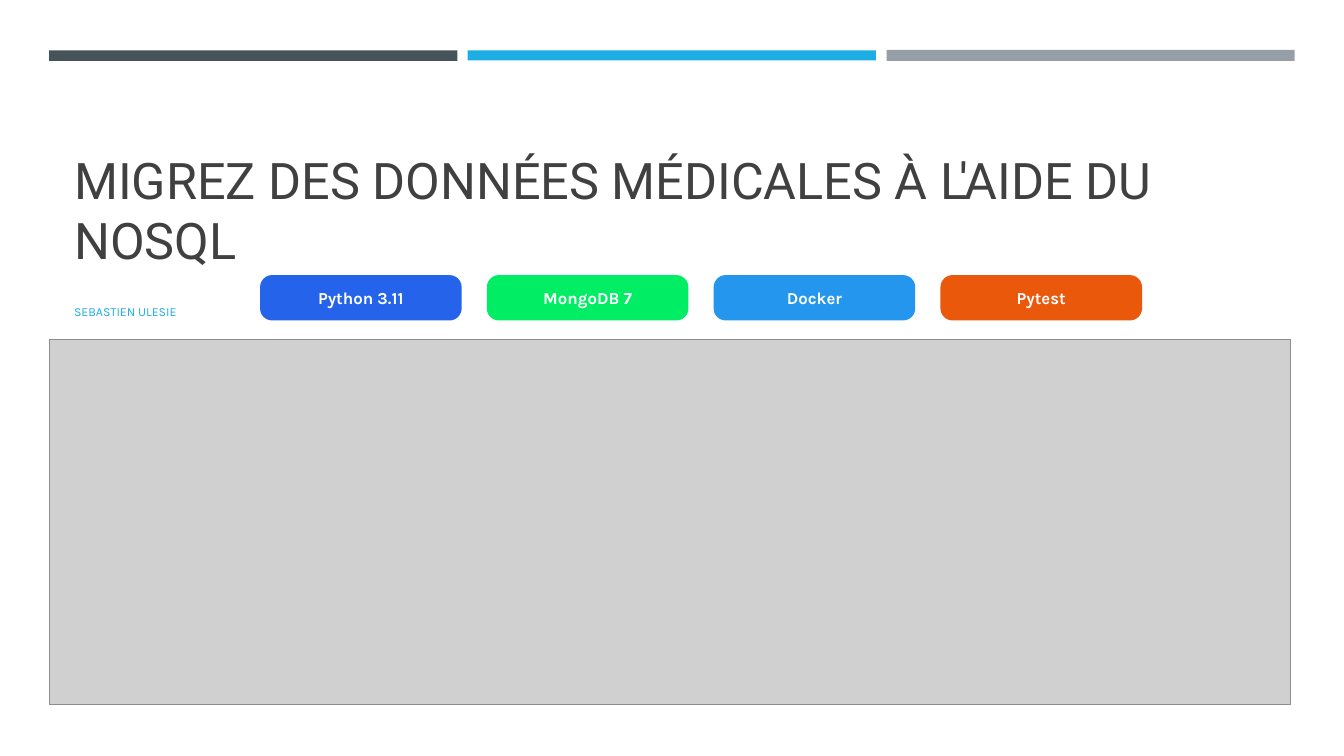
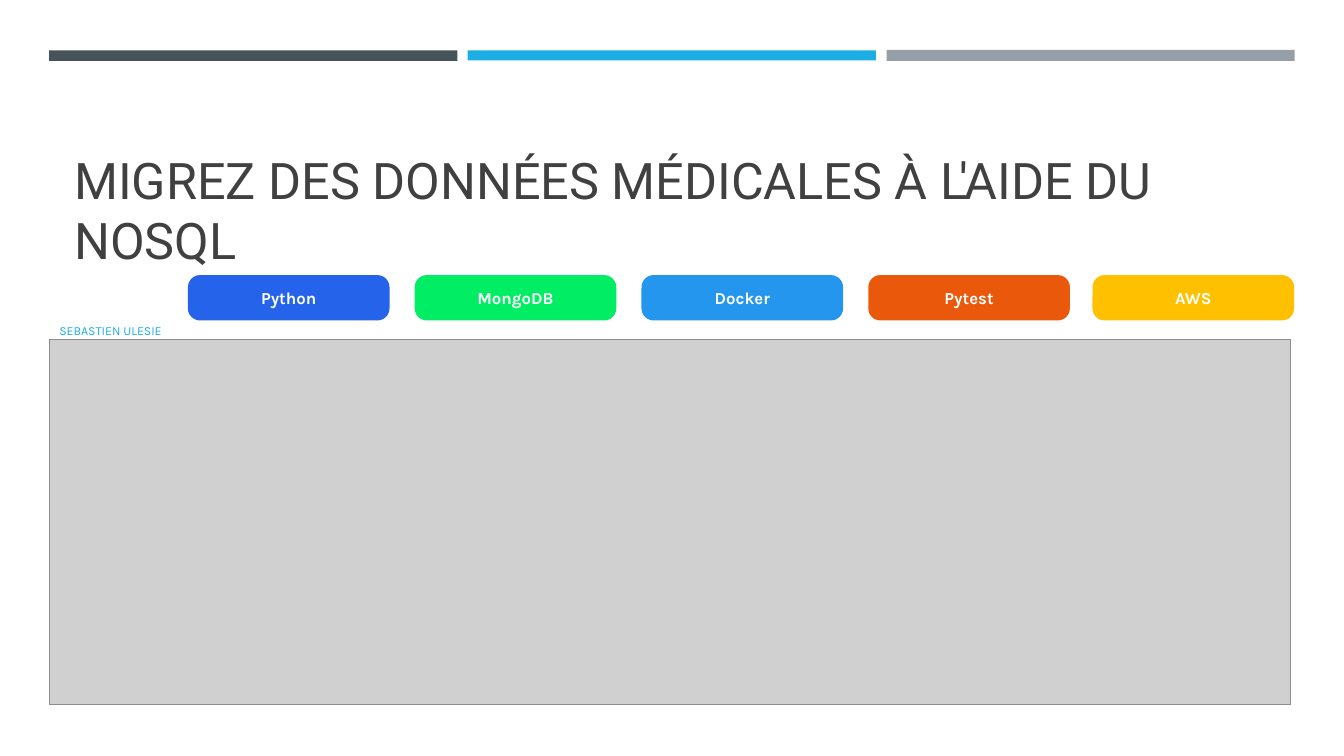
Before and after one commit to Sebules/Project_5_OpenClassrooms_Data_Engineer, a slide deck: slide 1 of ulesie_sebastien_2_presentation_062026.pptx. Drawn at 1344x756 pixels with LibreOffice and Linux fonts; fonts in the diff are those of the drawing; grey boxes stand for pictures. Boxes give left, top, right and bottom in pixels: in the first picture for what was removed or moved away, otherwise in the second. Text is boxed around its words. In the diff, an @@ line names an element or a change of style, - is before the commit and + after.

```diff
--- a/ulesie_sebastien_2_presentation_062026.pptx
+++ b/ulesie_sebastien_2_presentation_062026.pptx
@@ subtitle "SEBASTIEN ULESIE": place and size @@
-subtitle "SEBASTIEN ULESIE" at bbox=[74, 308, 176, 316]
+subtitle "SEBASTIEN ULESIE" at bbox=[59, 327, 161, 335]
@@ rounded rectangle: place and size @@
-rounded rectangle at bbox=[260, 275, 462, 321]
+rounded rectangle at bbox=[188, 275, 389, 321]
@@ text at bbox=[261, 292, 316, 308]: text changed @@
-Python 3.11
+Python
@@ text at bbox=[477, 293, 553, 309]: text changed @@
-MongoDB 7
+MongoDB
@@ 3 rounded rectangles, 2 texts: place and size @@
-3 rounded rectangles, 2 texts at bbox=[487, 275, 1142, 321]
+3 rounded rectangles, 2 texts at bbox=[414, 275, 1070, 321]
@@ rounded rectangle added at bbox=[1093, 275, 1295, 321], fill #FFC000, 12 pt, text #FFFFFF, bold @@
+AWS
```
Also in this commit, not shown: 11 other slides changed, 3 slides added, 7 slides removed, 23 other files.
